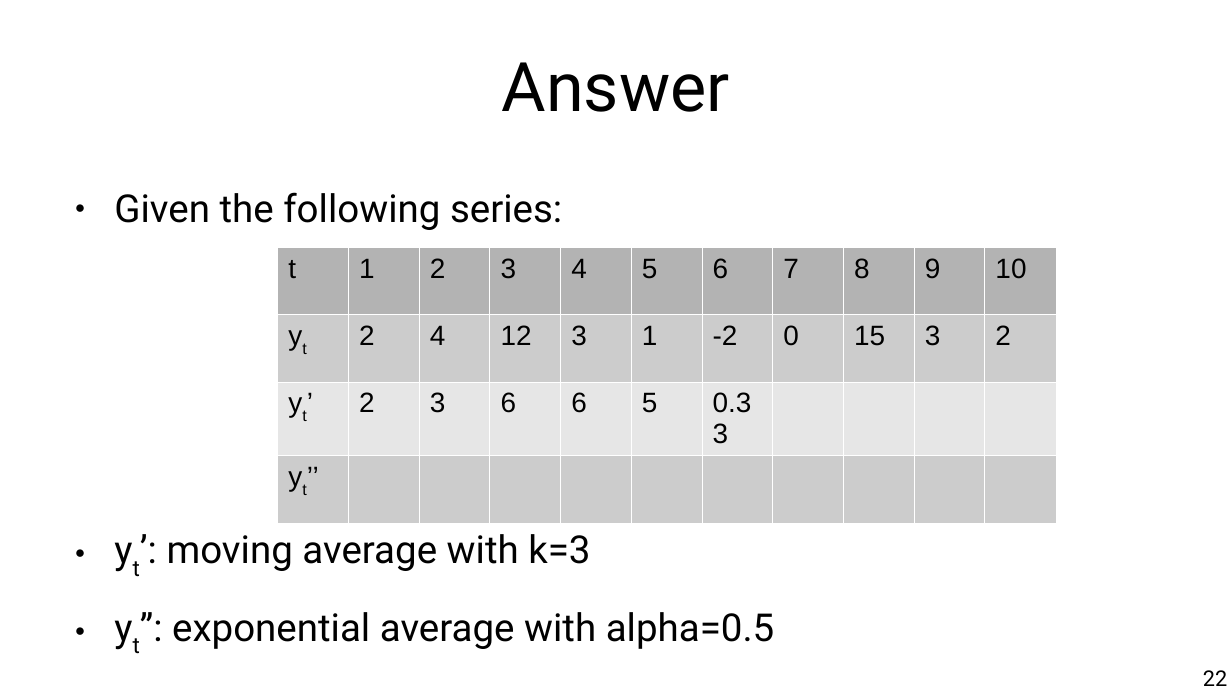
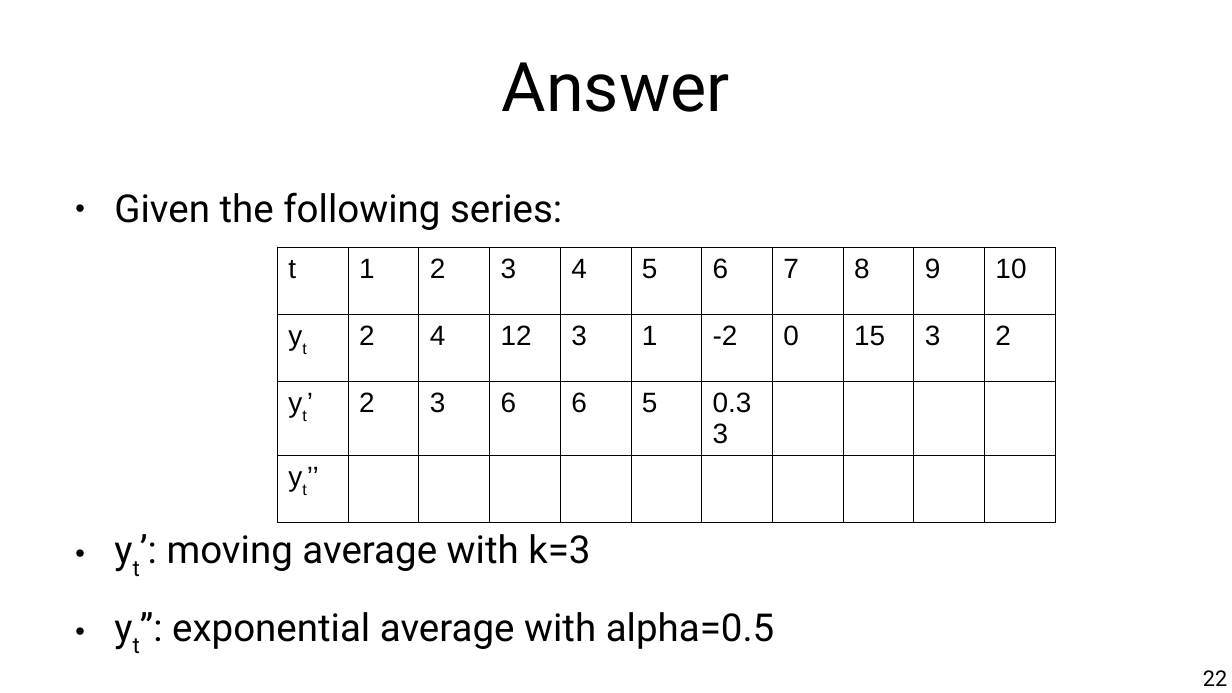
Before and after one commit to marco-calautti/data-mining-course, a slide deck: slide 22 of theory/tt11_time_series.odp. Drawn at 1232x693 pixels with LibreOffice and Linux fonts; fonts in the diff are those of the drawing. Boxes give left, top, right and bottom in pixels: in the first picture for what was removed or moved away, otherwise in the second. Text is boxed around its words. In the diff, an @@ line names an element or a change of style, - is before the commit and + after.

```diff
--- a/theory/tt11_time_series.odp
+++ b/theory/tt11_time_series.odp
@@ table at bbox=[277, 247, 1053, 523] @@
@@ fill #B3B3B3 to none in row 1 @@
@@ fill #CCCCCC to none in 12 cells @@
@@ fill #E6E6E6 to none in 7 cells @@
@@ borders changed @@
```
Also in this commit, not shown: 6 other slides changed, 2 slides added, 7 slides removed.
